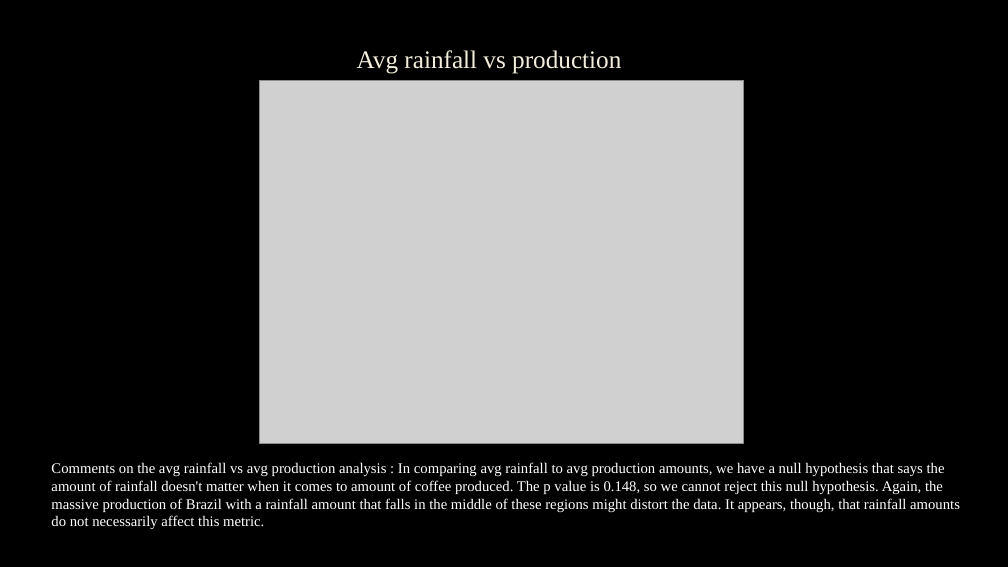
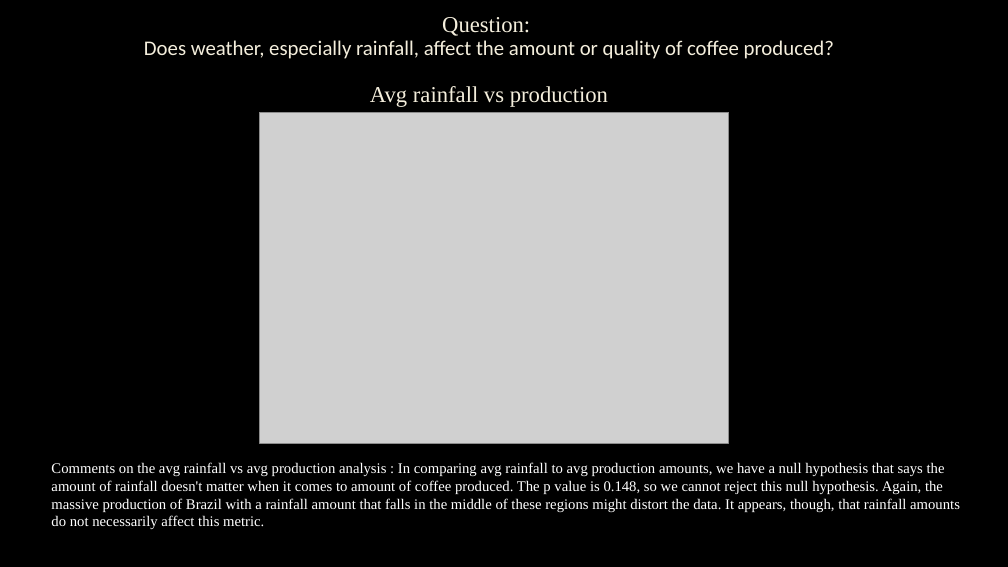
Before and after one commit to colinroberts-data-analytics-portfolio/project1, a slide deck: slide 4 of A Study of Coffee Production.pptx. Drawn at 1008x567 pixels with LibreOffice and Linux fonts; fonts in the diff are those of the drawing; grey boxes stand for pictures; background and template pictures are left out. Boxes give left, top, right and bottom in pixels: in the first picture for what was removed or moved away, otherwise in the second. Text is boxed around its words. In the diff, an @@ line names an element or a change of style, - is before the commit and + after.

```diff
--- a/A Study of Coffee Production.pptx
+++ b/A Study of Coffee Production.pptx
@@ title at [144, 17, 834, 107]: text changed; size 24 to 19.8 pt; font Times New Roman to Calibri @@
-Avg rainfall vs production
+Question:
+Does weather, especially rainfall, affect the amount or quality of coffee produced?
+Avg rainfall vs production
@@ picture: place and size @@
-picture at [260, 80, 744, 443]
+picture at [260, 113, 729, 443]
```
Also in this commit, not shown: 7 other slides changed, 6 slides added, 1 slide removed.
